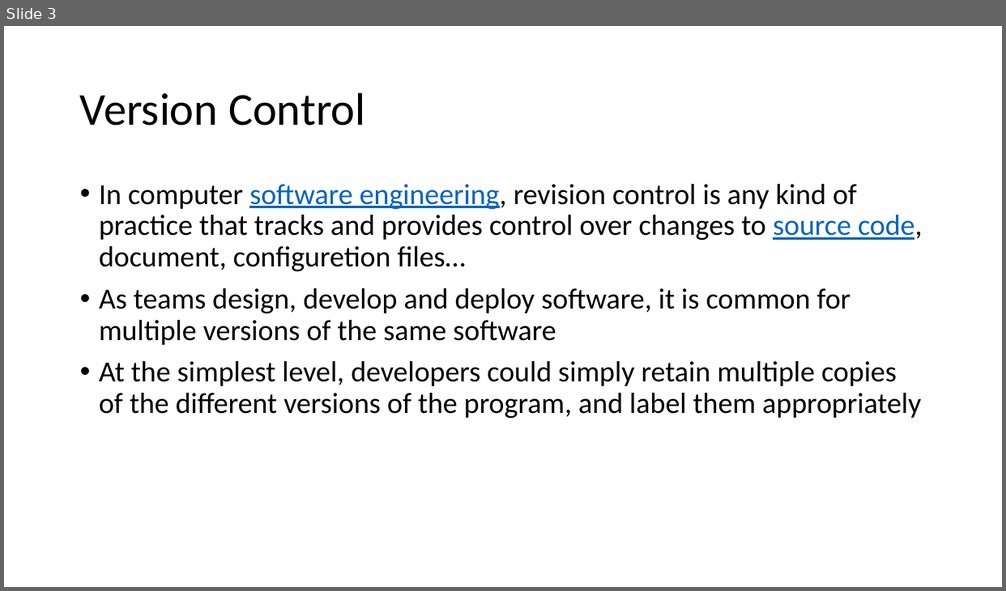
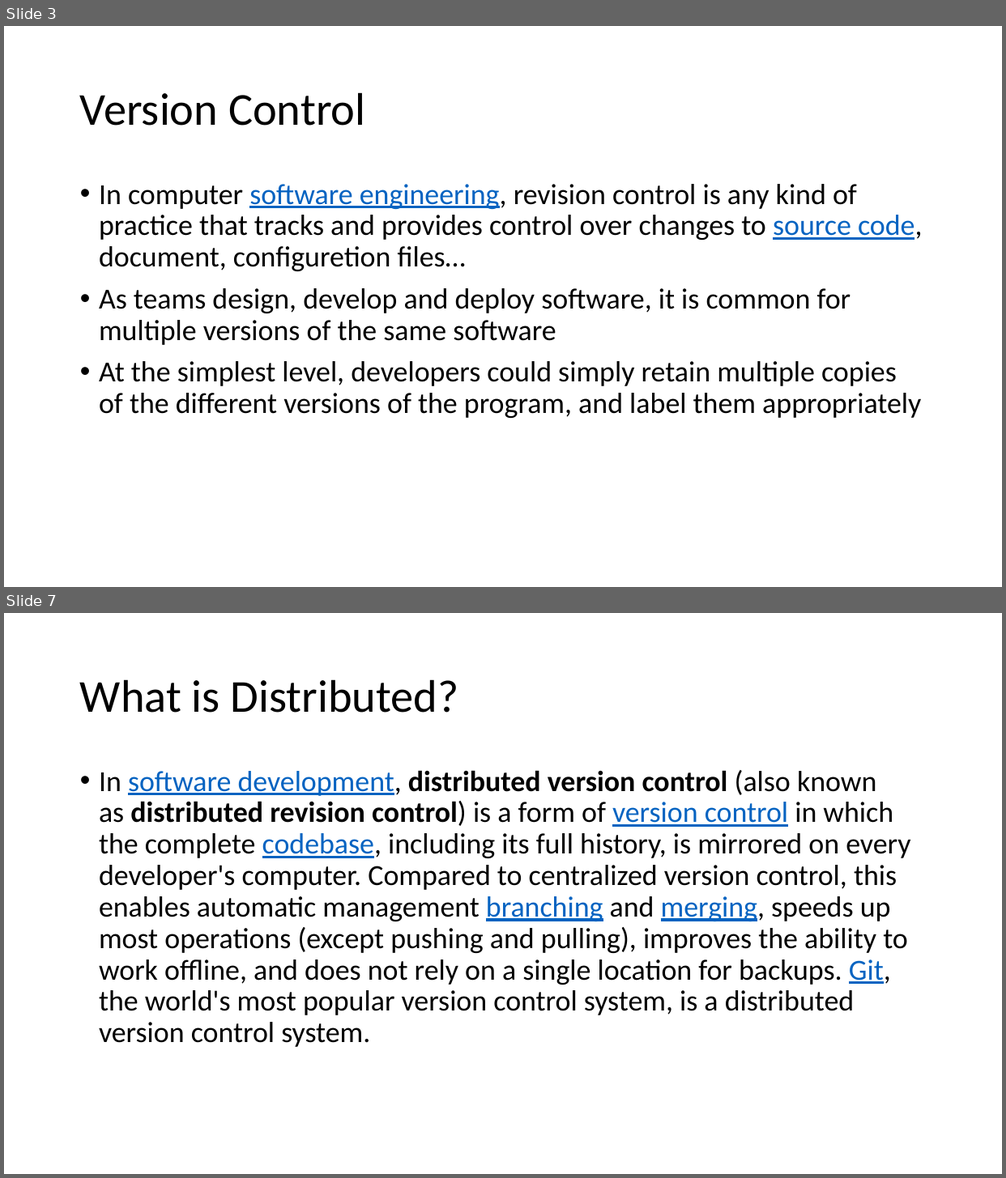
Before and after one commit to mhgulen/Dosyalar, a slide deck: Version Control Protocols.pptx. Shown one above the other, each under a label of ours: slide 3 before the commit, slides 3 and 7 after it; the slides between them are not shown. The pictures are 1006x591 and 1006x1178 pixels, drawn with LibreOffice and Linux fonts; fonts in the diff are those of the drawing. Boxes give left, top, right and bottom in pixels: in the first picture for what was removed or moved away, otherwise in the second. Text is boxed around its words. In the diff, an @@ line names an element or a change of style, - is before the commit and + after.

Commit message:
Git History
Git History

```diff
--- a/Version Control Protocols.pptx
+++ b/Version Control Protocols.pptx
@@ slide 7 added at [4, 613, 1002, 1174], background #FFFFFF @@
@@ title added at [80, 679, 459, 713], 44 pt, text #000000 @@
+What is Distributed?
@@ text added at [99, 770, 910, 1047], 28 pt, text #000000 @@
+• In software development, distributed version control (also known as distributed revision control) is a form of version control in which the complete codebase, including its full history, is mirrored on every developer's computer. Compared to centralized version control, this enables automatic management branching and merging, speeds up most operations (except pushing and pulling), improves the ability to work offline, and does not rely on a single location for backups. Git, the world's most popular version control system, is a distributed version control system.
```
Also in this commit, not shown: 3 slides changed, 1 other slide added.
